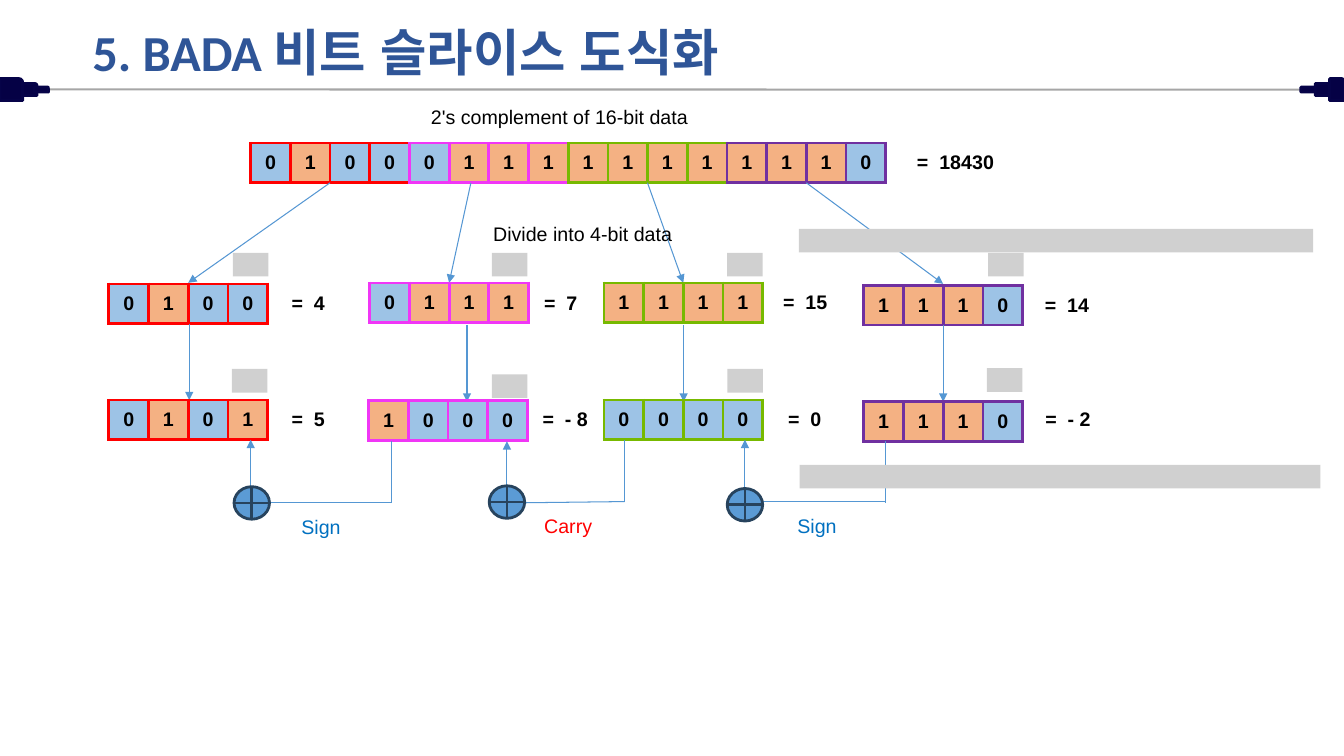
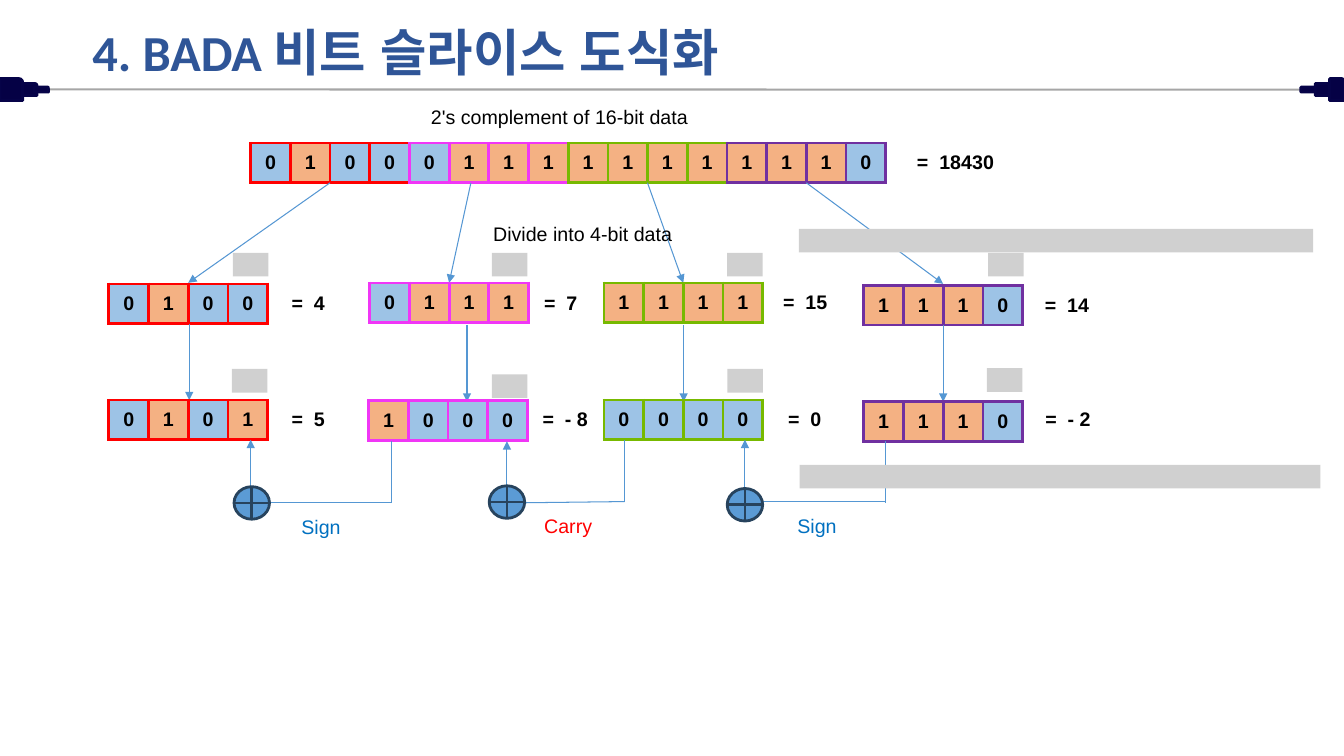
Before and after one commit to chltjddn43/chltjddn43.github.io, a slide deck: slide 5 of assets/files/26.04.13.세미나.pptx (slide 6 before the commit). Drawn at 1344x756 pixels with LibreOffice and Linux fonts; fonts in the diff are those of the drawing; grey boxes stand for pictures. Boxes give left, top, right and bottom in pixels: in the first picture for what was removed or moved away, otherwise in the second. Text is boxed around its words. In the diff, an @@ line names an element or a change of style, - is before the commit and + after.

```diff
--- a/assets/files/26.04.13.세미나.pptx
+++ b/assets/files/26.04.13.세미나.pptx
@@ title at [92, 28, 719, 76]: text changed @@
-5. BADA 비트 슬라이스 도식화
+4. BADA 비트 슬라이스 도식화
```
Also in this commit, not shown: 1 other slide changed, 1 slide removed, 12 other files.
